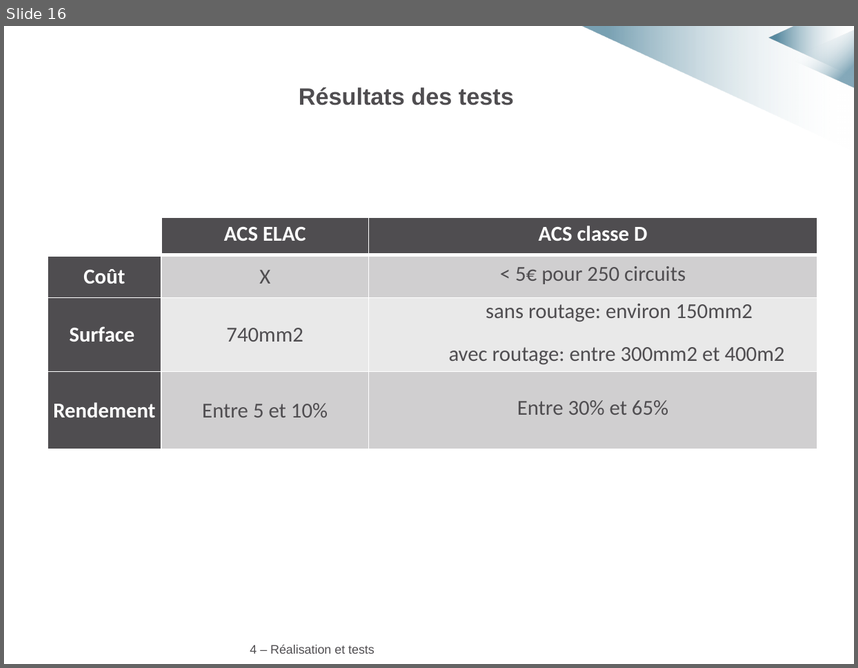
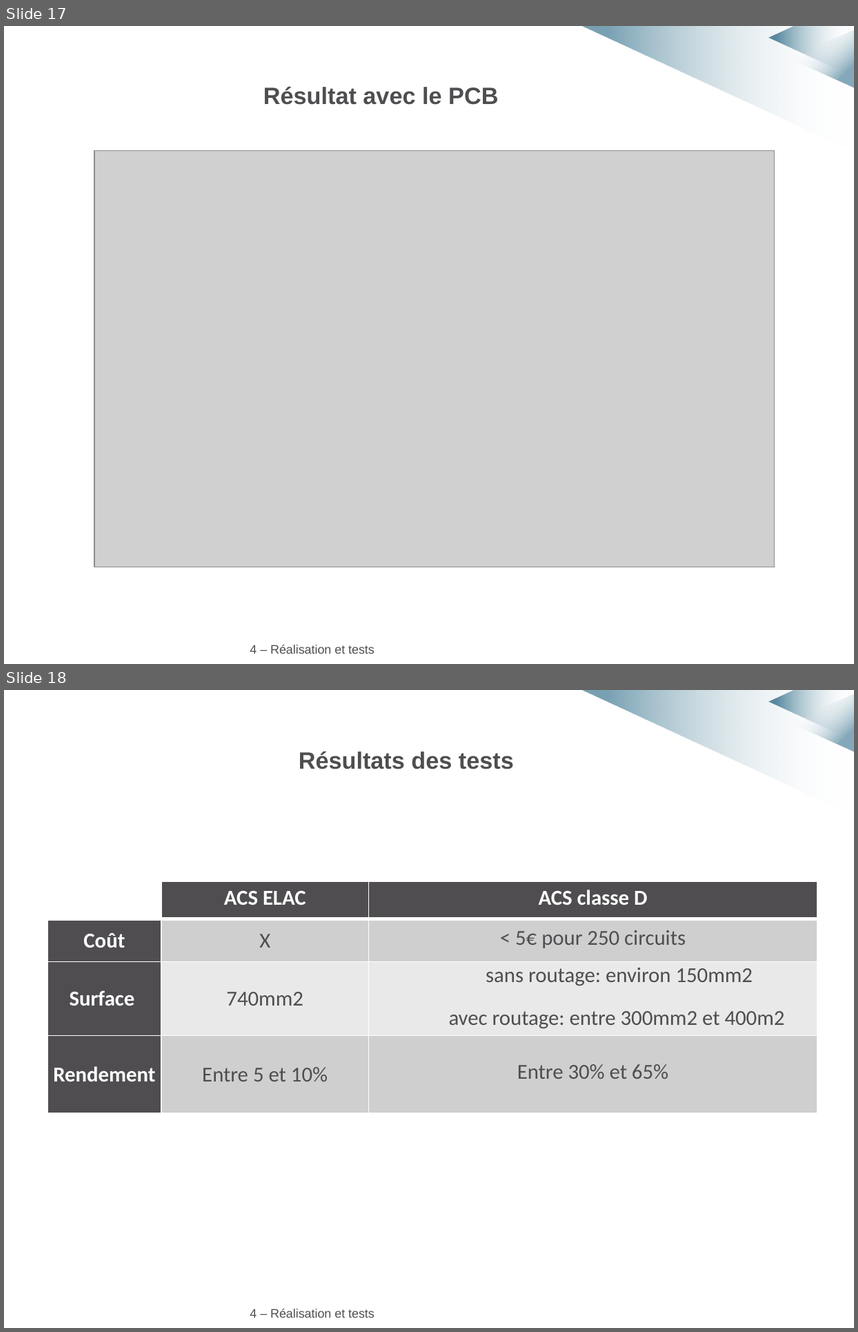
Before and after one commit to MarvynPannetier/ACSinternship, a slide deck: Diapo_soutenance_anim.pptx. Shown one above the other, each under a label of ours: slide 16 before the commit, slides 17 and 18 after it. The pictures are 858x668 and 858x1332 pixels, drawn with LibreOffice and Linux fonts; fonts in the diff are those of the drawing; grey boxes stand for pictures; background and template pictures are left out. Boxes give left, top, right and bottom in pixels: in the first picture for what was removed or moved away, otherwise in the second. Text is boxed around its words. In the diff, an @@ line names an element or a change of style, - is before the commit and + after.

```diff
--- a/Diapo_soutenance_anim.pptx
+++ b/Diapo_soutenance_anim.pptx
@@ slide 17 added at [4,26,854,664], background #FFFFFF; not listed: 3 template elements that a slide beside it also shows @@
@@ text added at [263,87,498,105], 20 pt, text #4F4D50, bold @@
+Résultat avec le PCB
@@ picture added at [94,151,774,568] @@
@@ title added at [250,644,375,653], 10.5 pt, text #4F4D50 @@
+4 – Réalisation et tests
@@ what was slide 16 is now slide 18 @@
```
Also in this commit, not shown: 1 other slide added.
